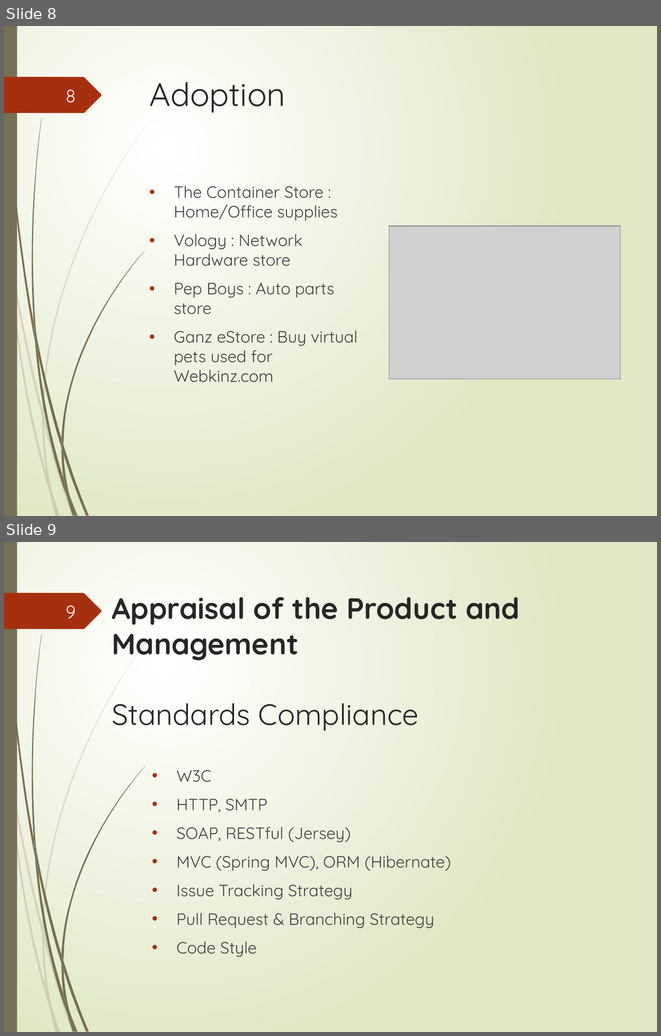
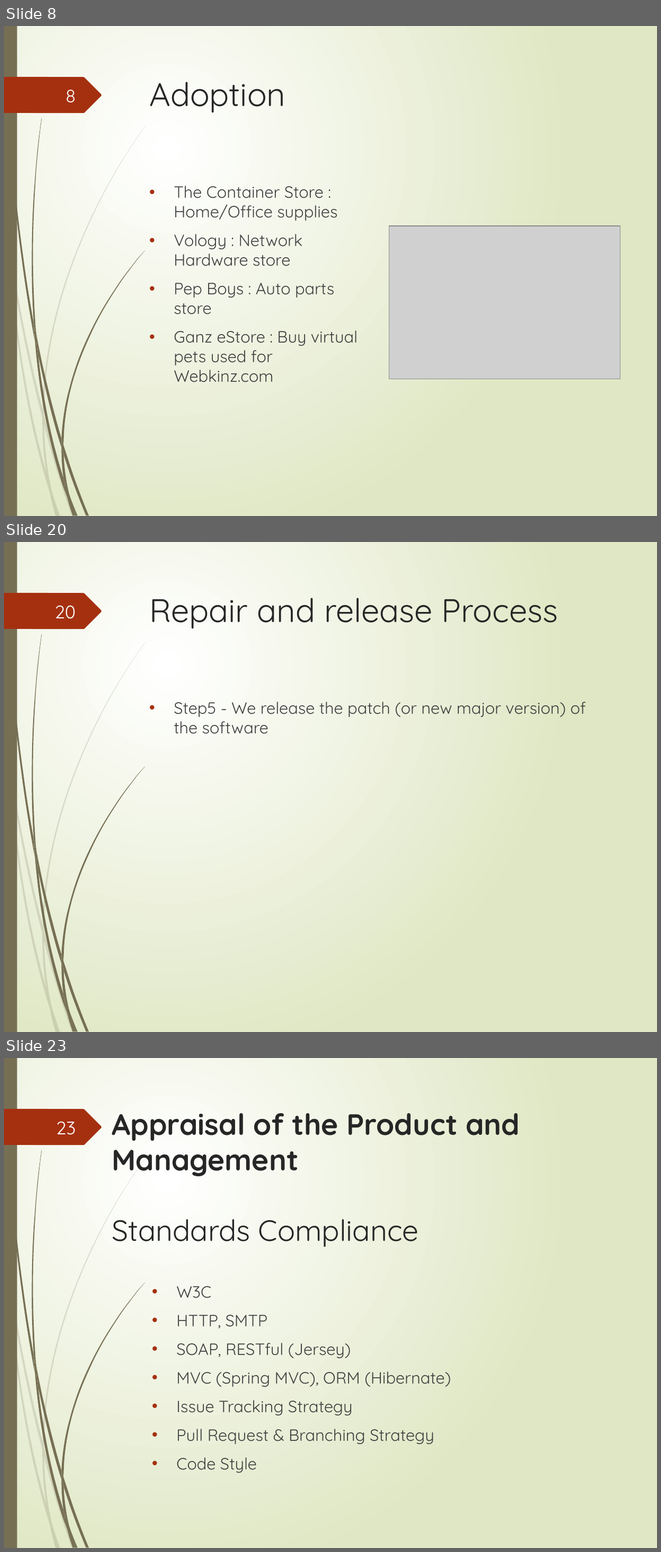
Before and after one commit to proliuxz/SME, a slide deck: Broadleaf.pptx. Shown one above the other, each under a label of ours: slides 8 and 9 before the commit, slides 8, 20 and 23 after it; the slides between them are not shown. The pictures are 661x1036 and 661x1552 pixels, drawn with LibreOffice and Linux fonts; fonts in the diff are those of the drawing; grey boxes stand for pictures. Boxes give left, top, right and bottom in pixels: in the first picture for what was removed or moved away, otherwise in the second. Text is boxed around its words. In the diff, an @@ line names an element or a change of style, - is before the commit and + after.

```diff
--- a/Broadleaf.pptx
+++ b/Broadleaf.pptx
@@ slide 20 added at (4,542,657,1032), background gradient #FFFFFF to #DFE8C4; not listed: 24 template elements that a slide beside it also shows @@
@@ page number added at (55,605,76,619), 20 pt, text #FEFFFF @@
+20
@@ title added at (149,598,558,629), 36 pt, text #262626 @@
+Repair and release Process
@@ text added at (174,702,586,734), 18 pt, text #404040 @@
+• Step5 - We release the patch (or new major version) of the software
@@ what was slide 9 is now slide 23 @@
@@ page number at (56,1121,76,1135): text changed @@
-9
+23
```
Also in this commit, not shown: 1 slide changed, 14 other slides added.
